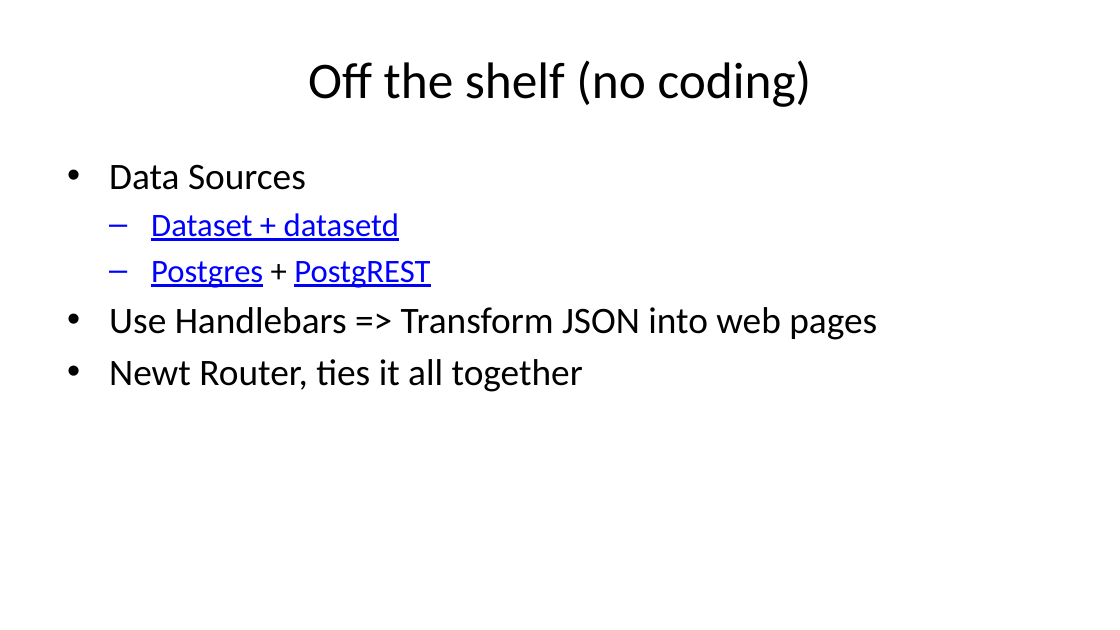
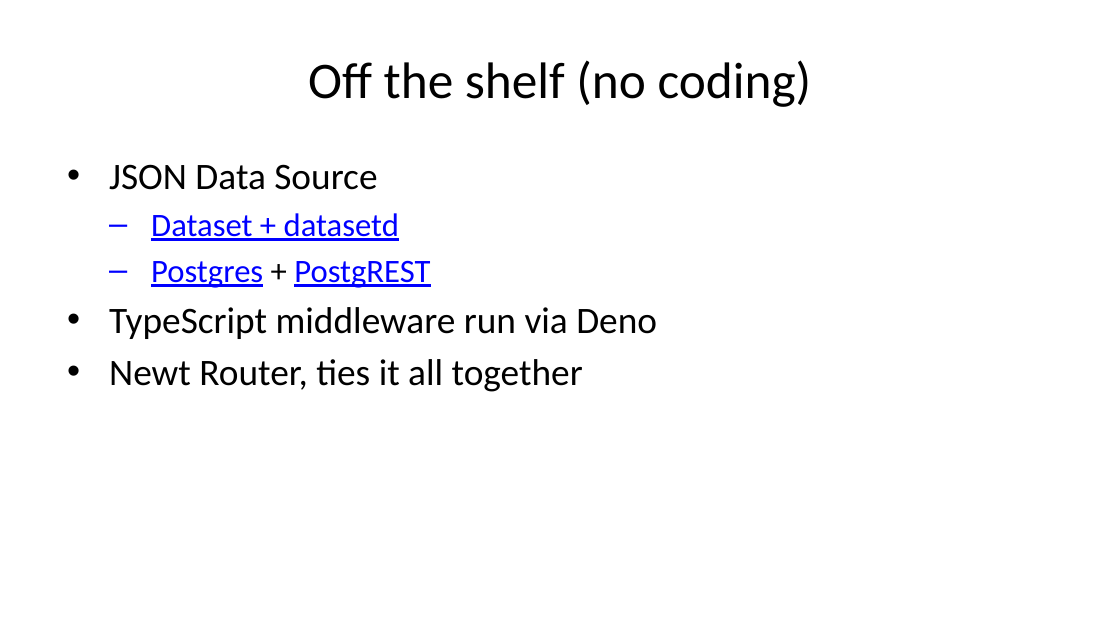
Before and after one commit to caltechlibrary/newt, a slide deck: slide 12 of presentation3/newt-p3.pptx. Drawn at 1120x630 pixels with LibreOffice and Linux fonts; fonts in the diff are those of the drawing. Boxes give left, top, right and bottom in pixels: in the first picture for what was removed or moved away, otherwise in the second. Text is boxed around its words. In the diff, an @@ line names an element or a change of style, - is before the commit and + after.

```diff
--- a/presentation3/newt-p3.pptx
+++ b/presentation3/newt-p3.pptx
@@ text at box(109, 164, 377, 190): text changed @@
-• Data Sources
+• JSON Data Source
@@ text at box(109, 307, 657, 339): text changed @@
-• Use Handlebars => Transform JSON into web pages
+• TypeScript middleware run via Deno
```
Also in this commit, not shown: 5 other slides changed, 41 other files.
